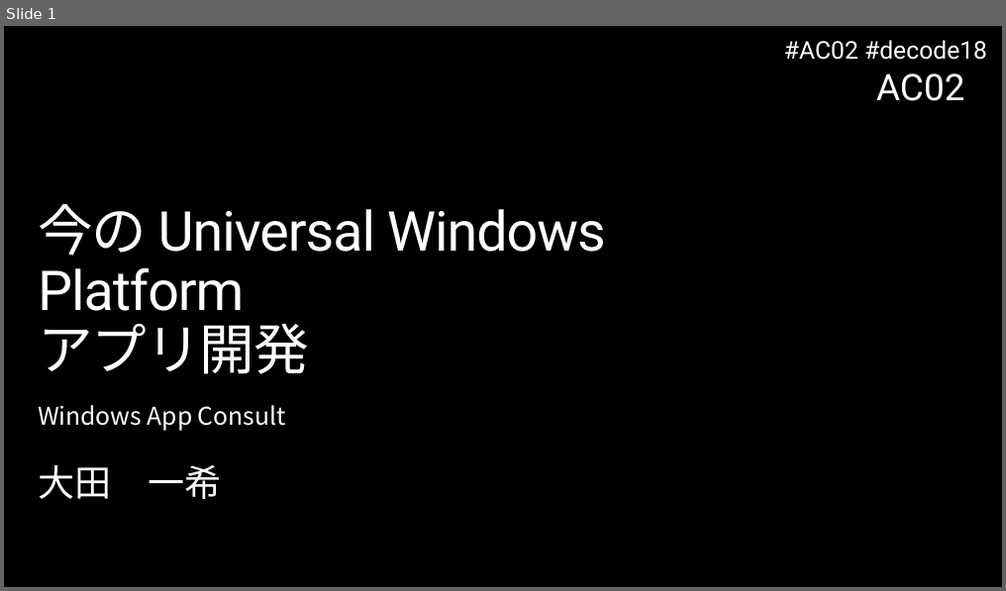
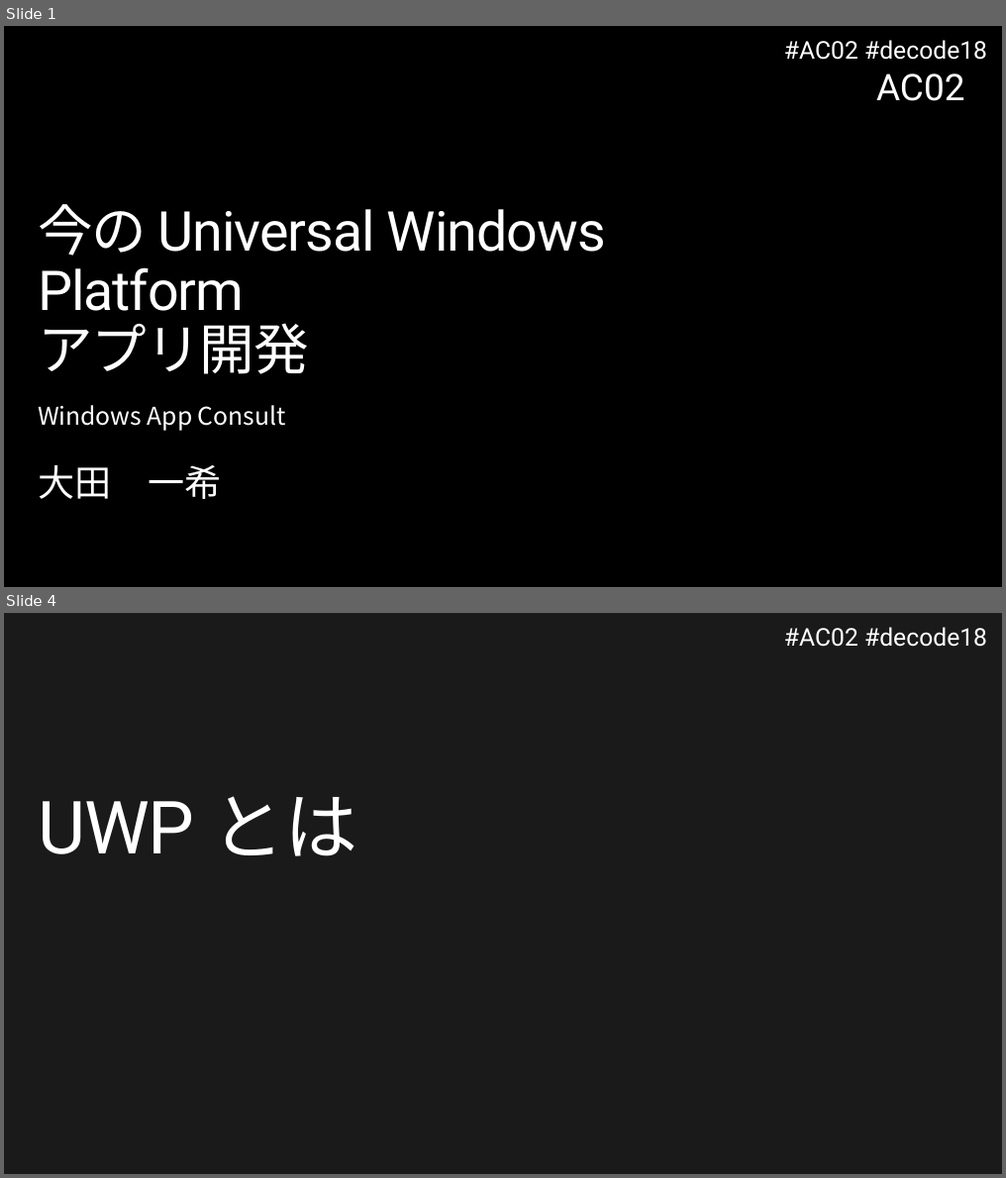
Before and after one commit to runceel/decode2018, a slide deck: docs/AC02.pptx. Shown one above the other, each under a label of ours: slide 1 before the commit, slides 1 and 4 after it; the slides between them are not shown. The pictures are 1006x591 and 1006x1178 pixels, drawn with LibreOffice and Linux fonts; fonts in the diff are those of the drawing; background and template pictures are left out. Boxes give left, top, right and bottom in pixels: in the first picture for what was removed or moved away, otherwise in the second. Text is boxed around its words. In the diff, an @@ line names an element or a change of style, - is before the commit and + after.

```diff
--- a/docs/AC02.pptx
+++ b/docs/AC02.pptx
@@ slide 4 added at (x1=4, y1=613, x2=1002, y2=1174), background #1A1A1A; not listed: 1 template element that a slide beside it also shows @@
@@ title added at (x1=38, y1=796, x2=357, y2=857), 72 pt, text #FFFFFF @@
+UWP とは
```
Also in this commit, not shown: 9 other slides added.
